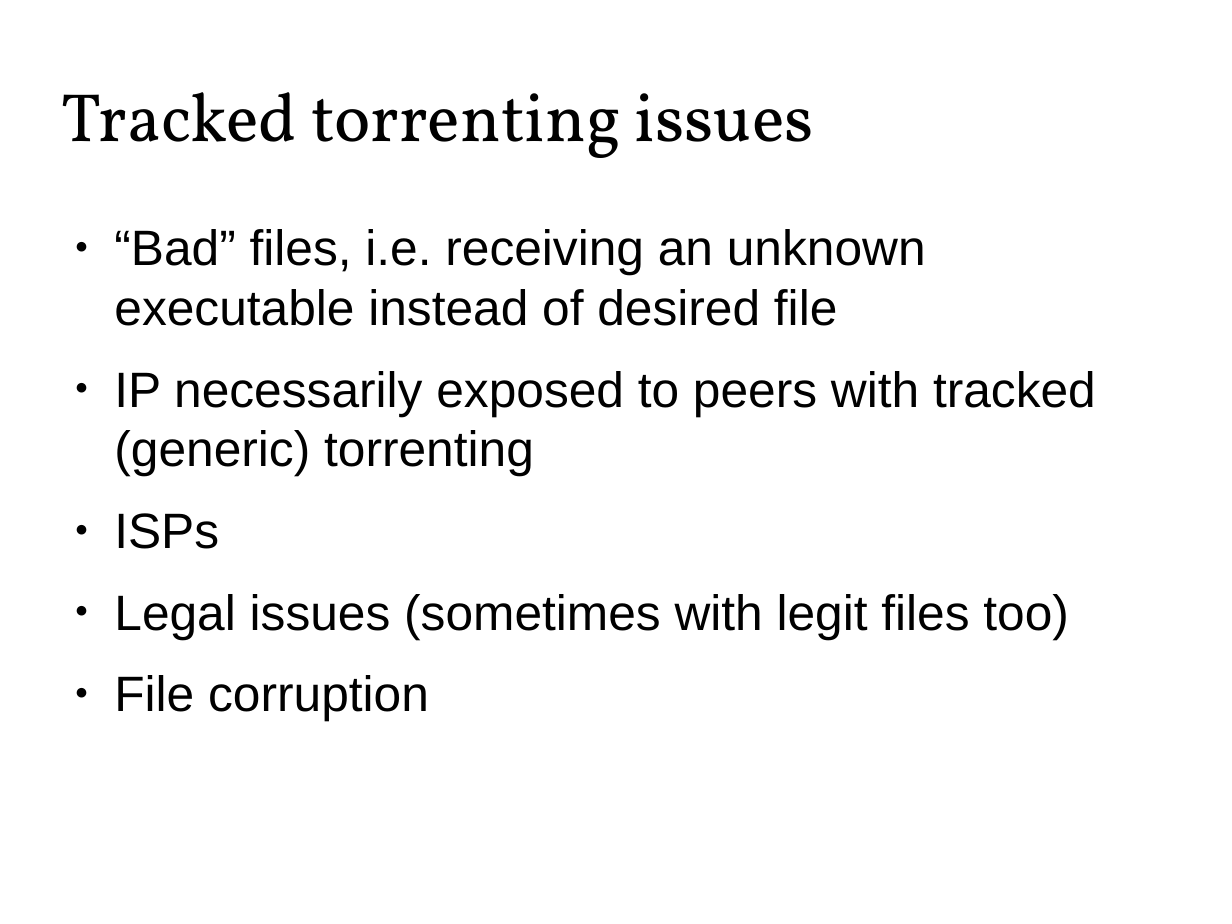
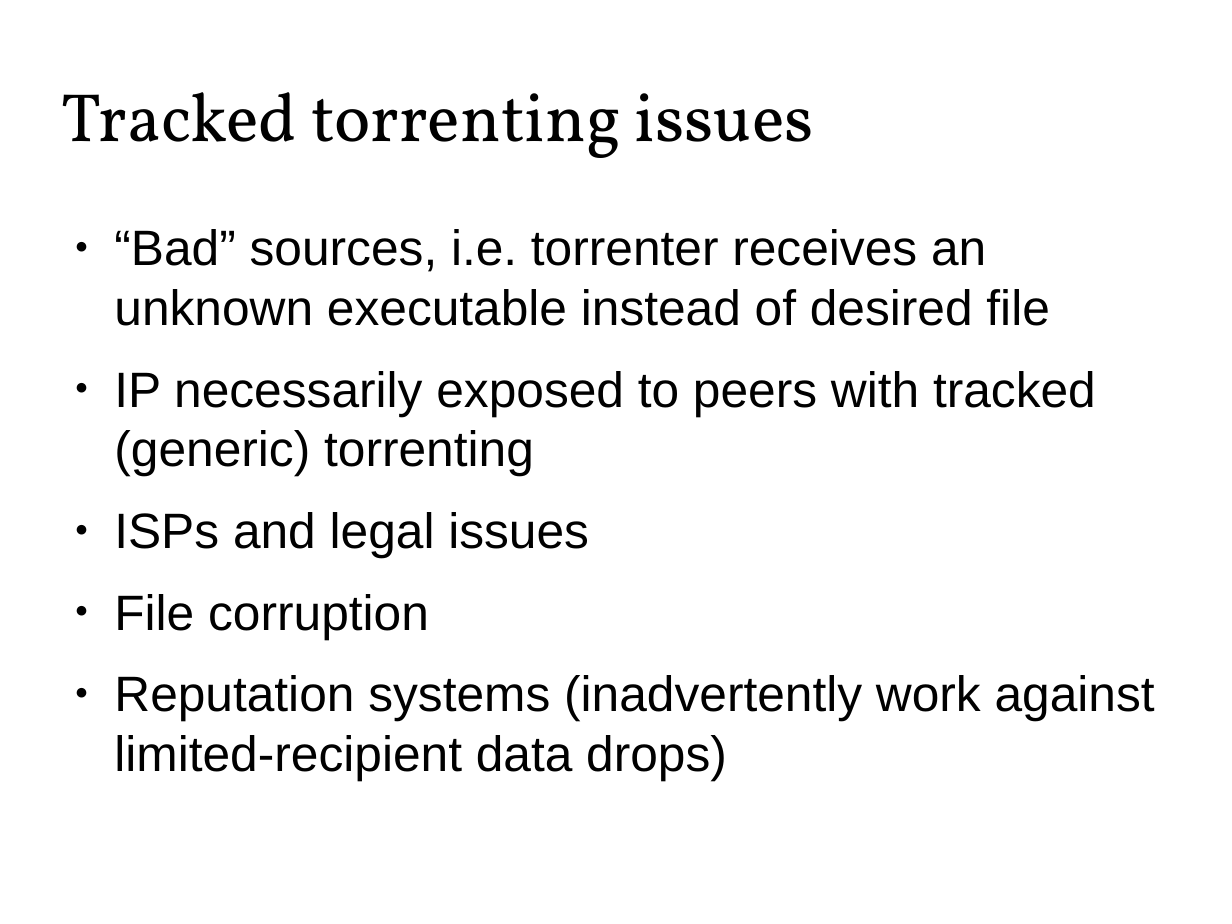
Before and after one commit to Zandrr/phonebook.js, a slide deck: slide 9 of documentation/ecen5013_presentation.odp. Drawn at 1232x924 pixels with LibreOffice and Linux fonts; fonts in the diff are those of the drawing. Boxes give left, top, right and bottom in pixels: in the first picture for what was removed or moved away, otherwise in the second. Text is boxed around its words. In the diff, an @@ line names an element or a change of style, - is before the commit and + after.

```diff
--- a/documentation/ecen5013_presentation.odp
+++ b/documentation/ecen5013_presentation.odp
@@ text at (x1=114, y1=229, x2=1049, y2=326): text changed @@
-● “Bad” files, i.e. receiving an unknown executable instead of desired file
+● “Bad” sources, i.e. torrenter receives an unknown executable instead of desired file
@@ text at (x1=114, y1=512, x2=589, y2=557): text changed @@
-● ISPs
-● Legal issues (sometimes with legit files too)
+● ISPs and legal issues
@@ text at (x1=114, y1=675, x2=1155, y2=780): paragraph added @@
+● Reputation systems (inadvertently work against limited-recipient data drops)
```
Also in this commit, not shown: 10 other slides changed, 9 slides added, 5 slides removed.
